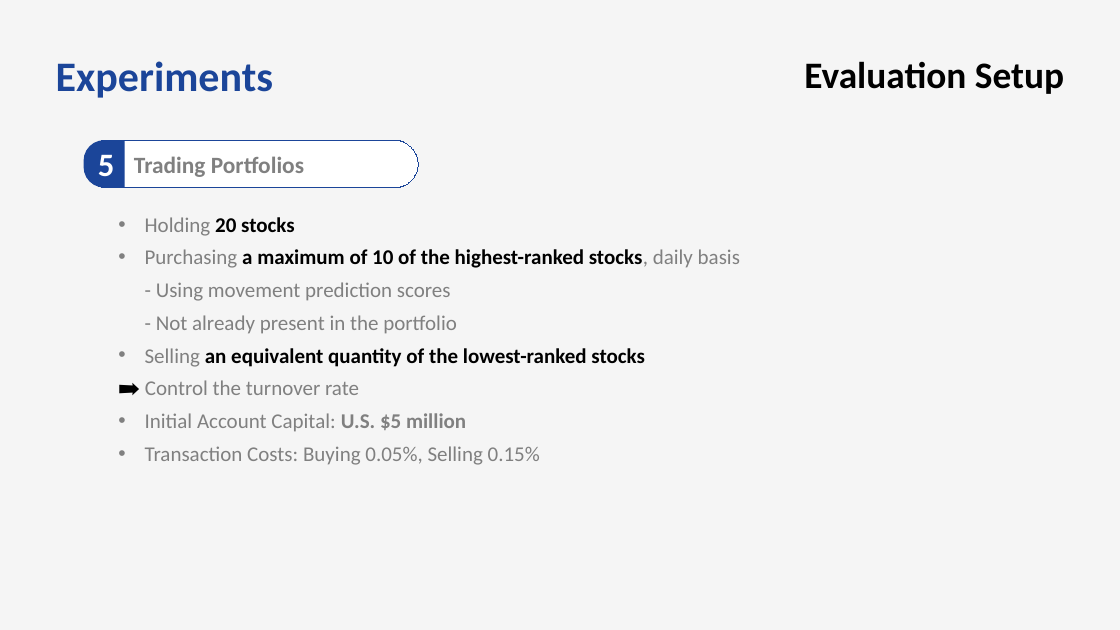
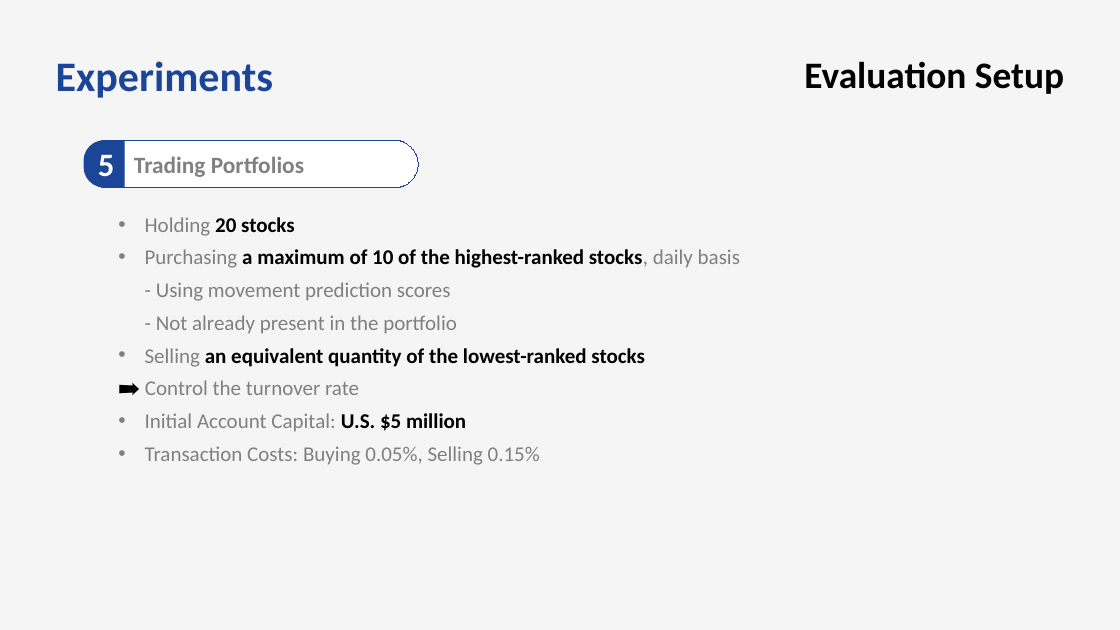
Before and after one commit to bts1991/study, a slide deck: slide 27 of 논문 Review/Others/paper_review.pptx. Drawn at 1120x630 pixels with LibreOffice and Linux fonts; fonts in the diff are those of the drawing. Boxes give left, top, right and bottom in pixels: in the first picture for what was removed or moved away, otherwise in the second. Text is boxed around its words. In the diff, an @@ line names an element or a change of style, - is before the commit and + after.

```diff
--- a/논문 Review/Others/paper_review.pptx
+++ b/논문 Review/Others/paper_review.pptx
@@ text at bbox=[145, 413, 466, 432]: text colour #808080 to #000000 in "U.S. $5 million" @@
```
Also in this commit, not shown: 13 other slides changed, 1 other file.
